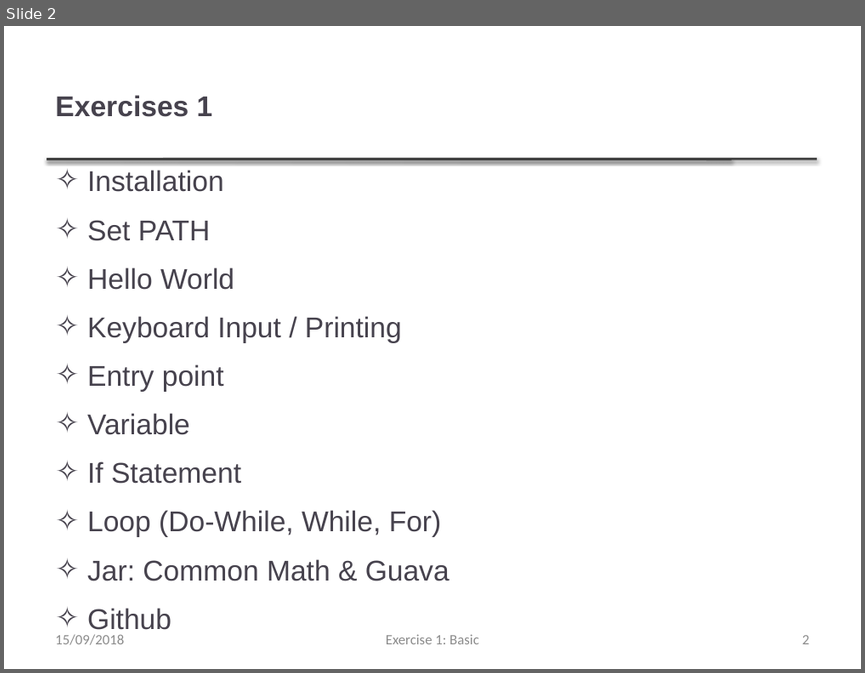
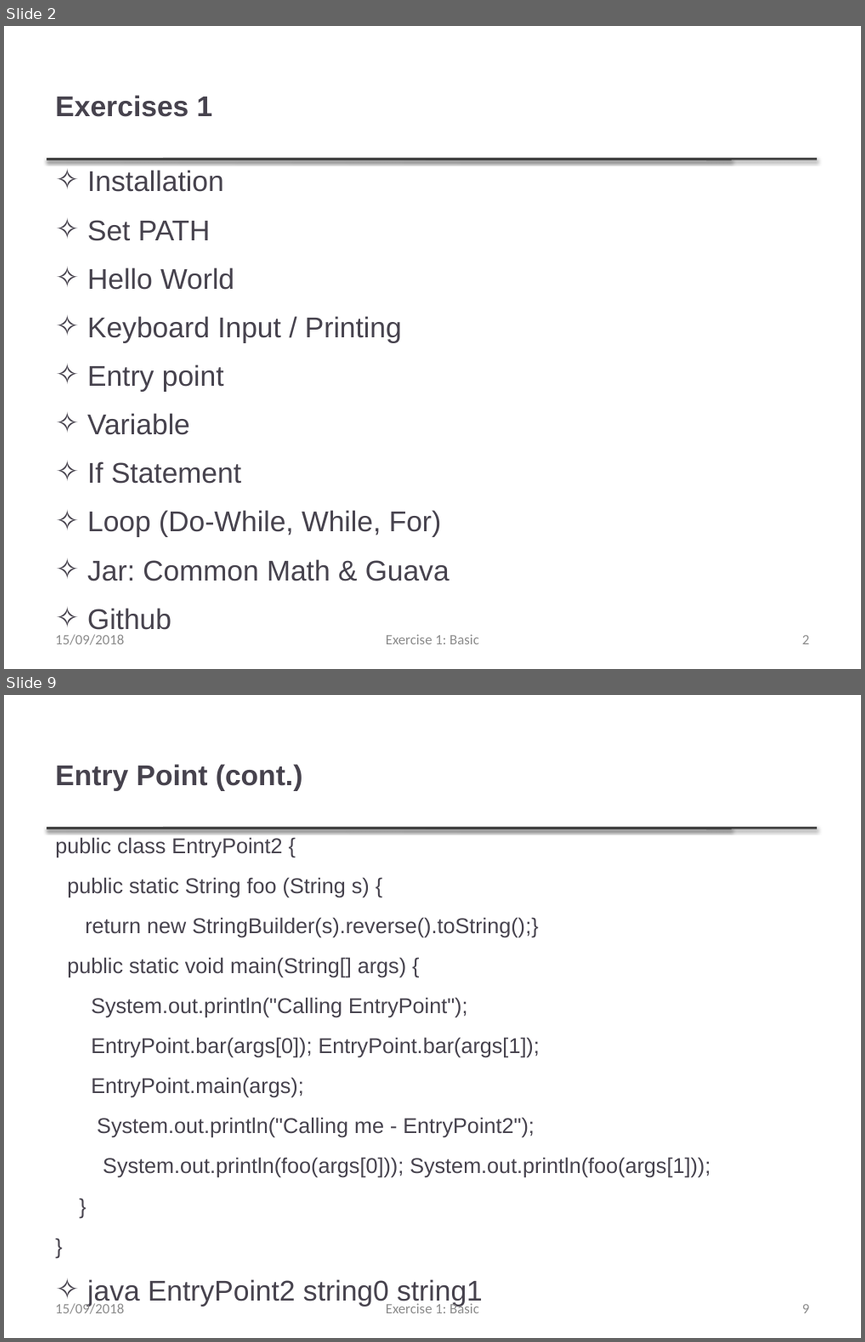
Before and after one commit to thanqminh/thanqminh.github.io, a slide deck: courses/oopjava/practice1.pptx. Shown one above the other, each under a label of ours: slide 2 before the commit, slides 2 and 9 after it; the slides between them are not shown. The pictures are 865x673 and 865x1342 pixels, drawn with LibreOffice and Linux fonts; fonts in the diff are those of the drawing. Boxes give left, top, right and bottom in pixels: in the first picture for what was removed or moved away, otherwise in the second. Text is boxed around its words. In the diff, an @@ line names an element or a change of style, - is before the commit and + after.

```diff
--- a/courses/oopjava/practice1.pptx
+++ b/courses/oopjava/practice1.pptx
@@ slide 9 added at [4,695,861,1338], background #FFFFFF; not listed: 2 template elements that a slide beside it also shows @@
@@ title added at [55,764,303,791], 24 pt, text #46424D, bold @@
+Entry Point (cont.)
@@ text added at [55,837,710,1306], 18 pt, text #46424D @@
+public class EntryPoint2 {
+public static String foo (String s) {
+return new StringBuilder(s).reverse().toString();}
+public static void main(String[] args) {
+System.out.println("Calling EntryPoint");
+EntryPoint.bar(args[0]); EntryPoint.bar(args[1]);
+EntryPoint.main(args);
+System.out.println("Calling me - EntryPoint2");
+System.out.println(foo(args[0])); System.out.println(foo(args[1]));
+}
+}
+✧ java EntryPoint2 string0 string1
@@ text added at [55,1302,124,1314], 12 pt, text #8C8C8C @@
+15/09/2018
@@ text added at [386,1302,479,1313], 12 pt, text #8C8C8C @@
+Exercise 1: Basic
@@ page number added at [802,1304,809,1313], 12 pt, text #8C8C8C @@
+9
```
Also in this commit, not shown: 7 other slides added.
